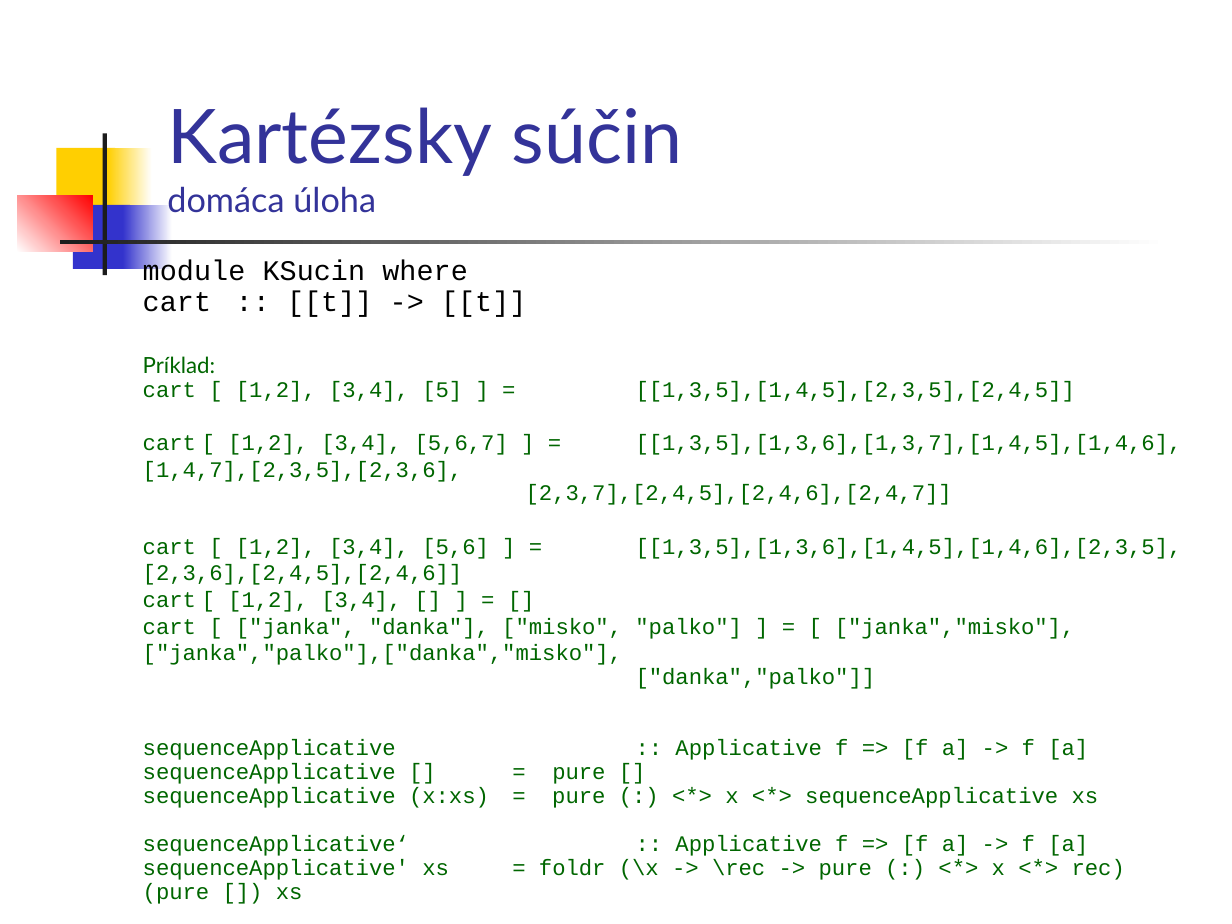
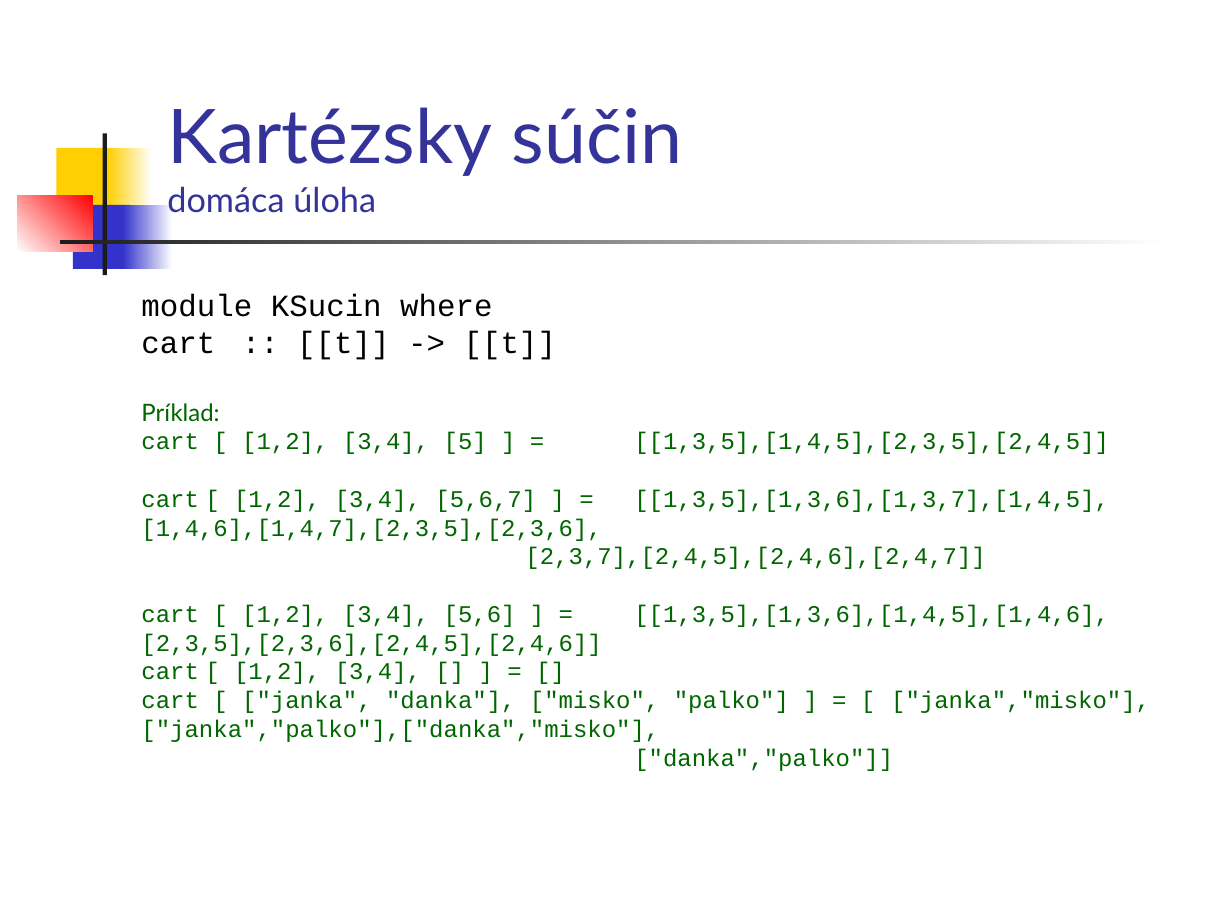
Before and after one commit to Funkcionalne/Prednasky, a slide deck: slide 21 of 11/11_fpro.ppt. Drawn at 1232x924 pixels with LibreOffice and Linux fonts; fonts in the diff are those of the drawing. Boxes give left, top, right and bottom in pixels: in the first picture for what was removed or moved away, otherwise in the second. Text is boxed around its words. In the diff, an @@ line names an element or a change of style, - is before the commit and + after.

```diff
--- a/11/11_fpro.ppt
+++ b/11/11_fpro.ppt
@@ text "module KSucin where": place and size @@
-text "module KSucin where" at bbox=[143, 260, 1182, 880]
+text "module KSucin where" at bbox=[141, 294, 1150, 771]
@@ text "module KSucin where" at bbox=[141, 294, 1150, 771]: size 16.6 to 18 pt in "module KSucin where", "cart :: [[t]] -> [[t]]"; size 12.9 to 14 pt; line spacing 0.9 to 1 @@
@@ text at bbox=[143, 739, 1125, 880]: paragraphs removed @@
-sequenceApplicative :: Applicative f => [f a] -> f [a]
-sequenceApplicative [] = pure []
-sequenceApplicative (x:xs) = pure (:) <*> x <*> sequenceApplicative xs
-sequenceApplicative‘ :: Applicative f => [f a] -> f [a]
-sequenceApplicative' xs = foldr (\x -> \rec -> pure (:) <*> x <*> rec) (pure []) xs
```
Also in this commit, not shown: 33 other slides changed, 1 slide added, 6 other files.
